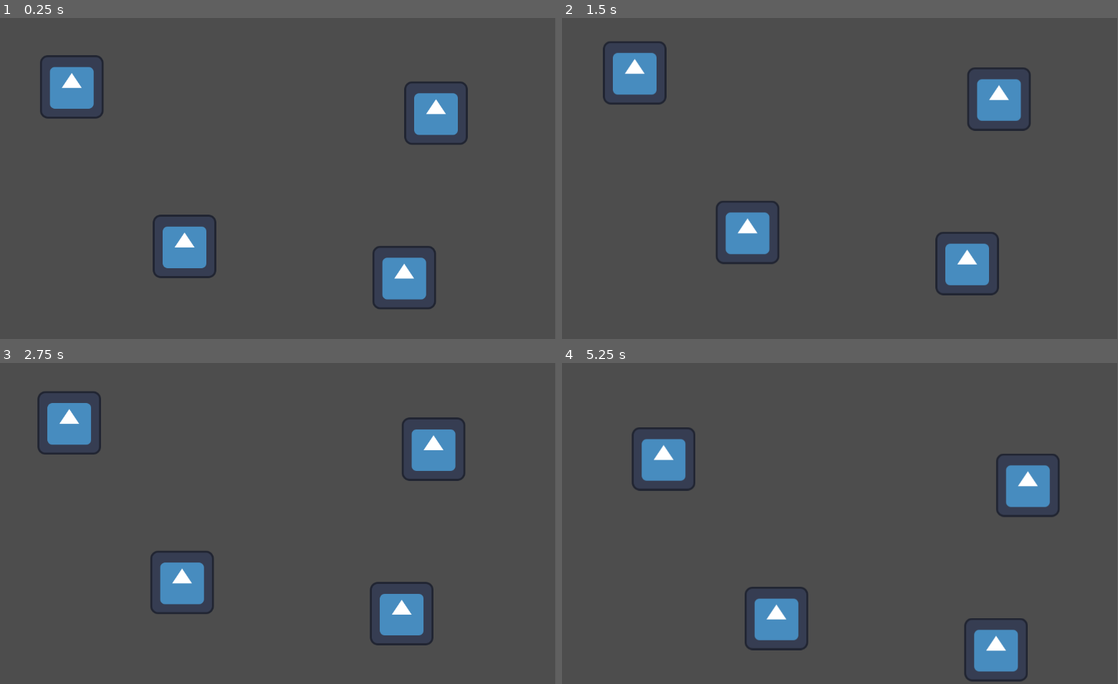
Above: before the commit, frames 1-4 (two rows, left to right).
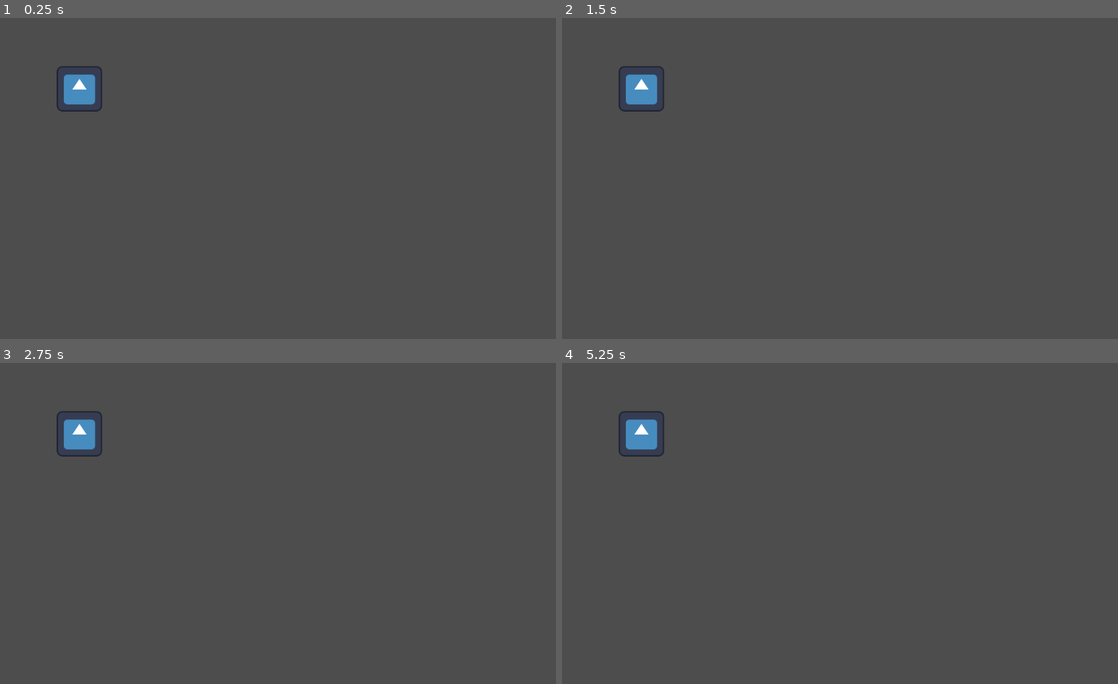
Above: after the commit, the same moments.

Repository: QuebleGameDev/Godot-Screen-Shake
Game: Godot game, scene res://world/world.tscn
Same seed, same stepped clock (60 frames per second), same inputs: the game is played once before the commit and once after it. The engine's default icon, where the game draws it, is replaced by a stand-in: a white triangle on a blue panel in a dark square.
Inputs:
- Up to frame 1 (0.25 s): no input
- Up to frame 2 (1.5 s): tap Enter at 0.5 s; tap Space at 0.6, 0.77, 1.07, 1.35 s
- Up to frame 3 (2.75 s): tap Space at 1.52, 1.82, 2.1 s
- Up to frame 4 (5.25 s): tap Space at 2.85, 3.02, 3.32, 3.6, 3.77, 4.07, 4.35, 4.52, 4.82, 5.1 s
The window is 799x449 before the commit and 800x449 after it. Grey fills any space a smaller window leaves; there, only what the larger window draws over its background counts as a difference.

The runs differ from the first frame. In frame 1, 5.0% of the frame differs, in the area x 7-85%, y 11-91%; in frame 2, 5.2%; in frame 3, 5.1%; in frame 4, 5.8%, in the area x 10-90%, y 14-100%.

Commit message:
Code Comments :)

Diff:
--- a/project.godot
+++ b/project.godot
@@ -14,3 +14,9 @@
 run/main_scene="res://world/world.tscn"
 config/features=PackedStringArray("4.3", "Forward Plus")
 config/icon="res://icon.svg"
+
+[display]
+
+window/size/viewport_width=1613
+window/size/viewport_height=907
+window/stretch/mode="viewport"
--- a/shake_camera/shake_camera.gd
+++ b/shake_camera/shake_camera.gd
@@ -1,31 +1,36 @@
 extends Camera2D
 
-@export var decay : float = 0.8
-@export var max_offset : Vector2 = Vector2(100, 75)
-@export var max_roll : float = 0.1
-@export var follow_node : Node2D
+@export var decay : float = 0.8 # Time it takes to reach 0% of trauma
+@export var max_offset : Vector2 = Vector2(100, 75) # Max hor/ver shake in pixels
+@export var max_roll : float = 0.1 # Maximum rotation in radians (use sparingly)
+@export var follow_node : Node2D # Node to follow (assign this to your player)
 
-var trauma : float = 0.0
-var trauma_power : int = 2
+var trauma : float = 0.0 # Current shake strength
+var trauma_power : int = 2 # Trauma exponent. Increase for more extreme shaking
 
 func _input(event: InputEvent) -> void:
+	#? Add trauma when space is pressed
 	if event is InputEventKey and event.pressed and event.keycode == KEY_SPACE:
 		add_trauma(0.5)
 
 func _ready() -> void:
+	#? Randomize the game seed
 	randomize()
 
 func _process(delta : float) -> void:
-	if follow_node:
-		global_position = follow_node.global_position
-	if trauma:
-		trauma = max(trauma - decay * delta, 0)
-		shake()
+	if follow_node: # If the follow node exists
+		global_position = follow_node.global_position # Set the camera's position to the follow node's position
+	if trauma: # If the camera is currently shaking
+		trauma = max(trauma - decay * delta, 0) # Decay the shake strength
+		shake() # Shake the camera
 
+## The function to use for adding trauma (screen shake)
 func add_trauma(amount : float) -> void:
-	trauma = min(trauma + amount, 1.0)
+	trauma = min(trauma + amount, 1.0) # Add the amount of trauma (capped at 1.0)
 
+## This function is used to actually apply the shake to the camera
 func shake() -> void:
+	#? Set the camera's rotation and offset based on the shake strength
 	var amount = pow(trauma, trauma_power)
 	rotation = max_roll * amount * randf_range(-1, 1)
 	offset.x = max_offset.x * amount * randf_range(-1, 1)
--- a/world/world.tscn
+++ b/world/world.tscn
@@ -1,7 +1,7 @@
 [gd_scene load_steps=3 format=3 uid="uid://b50uxx12ca0o3"]
 
 [ext_resource type="Texture2D" uid="uid://c1m3s734ptokt" path="res://icon.svg" id="1_tvaql"]
-[ext_resource type="PackedScene" uid="uid://clkt1x2tsette" path="res://shake_camera/shake_camera.tscn" id="2_mmthj"]
+[ext_resource type="PackedScene" uid="uid://d03qqw8tprjan" path="res://new_folder/shake_camera.tscn" id="2_8tk0w"]
 
 [node name="World" type="Node2D"]
 
@@ -23,4 +23,5 @@
 position = Vector2(272, 200)
 texture = ExtResource("1_tvaql")
 
-[node name="ShakeCamera" parent="." instance=ExtResource("2_mmthj")]
+[node name="ShakeCamera" parent="." node_paths=PackedStringArray("follow_node") instance=ExtResource("2_8tk0w")]
+follow_node = NodePath("../Objects/Sprite2D")
